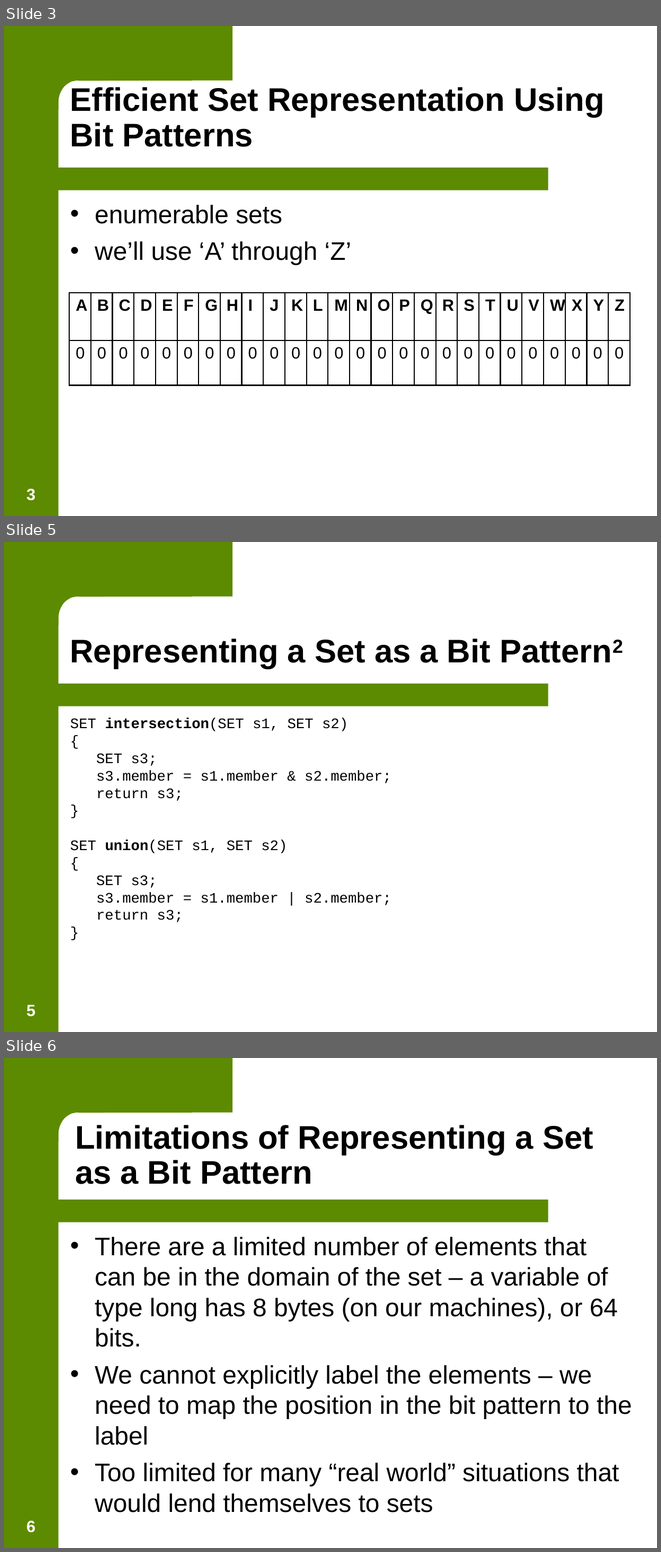
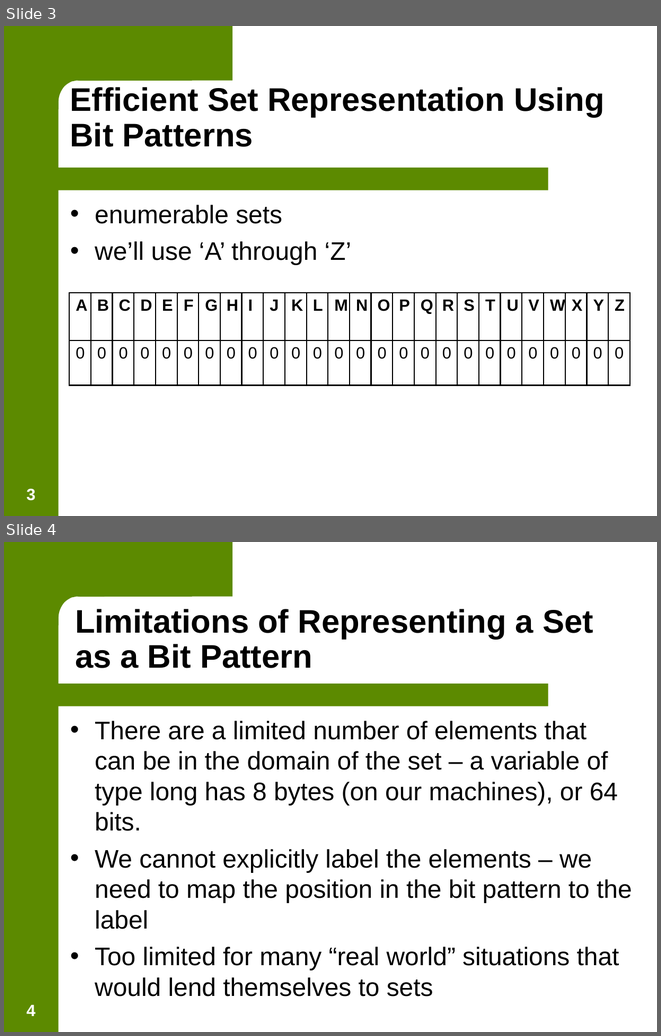
Before and after one commit to jasongraalum/NB_2018, a slide deck: Summer/Material/Lecture_Slides/Lecture 11 - Trees.ppt. Shown one above the other, each under a label of ours: slides 3, 5 and 6 before the commit, slides 3 and 4 after it; the slides between them are not shown. The pictures are 661x1552 and 661x1036 pixels, drawn with LibreOffice and Linux fonts; fonts in the diff are those of the drawing; background and template pictures are left out. Boxes give left, top, right and bottom in pixels: in the first picture for what was removed or moved away, otherwise in the second. Text is boxed around its words. In the diff, an @@ line names an element or a change of style, - is before the commit and + after.

```diff
--- a/Summer/Material/Lecture_Slides/Lecture 11 - Trees.ppt
+++ b/Summer/Material/Lecture_Slides/Lecture 11 - Trees.ppt
@@ slide 5 removed at <box>4,542,657,1032</box>, background #FFFFFF; not listed: 4 template elements that a slide beside it also shows @@
@@ text removed at <box>70,638,491,669</box> @@
-Representing a Set as a Bit Pattern2
@@ text removed at <box>70,718,391,922</box> @@
-SET intersection(SET s1, SET s2)
-{
-SET s3;
-s3.member = s1.member & s2.member;
-return s3;
-}
-SET union(SET s1, SET s2)
-{
-SET s3;
-s3.member = s1.member | s2.member;
-return s3;
-}
@@ page number removed at <box>26,1004,35,1016</box> @@
-5
@@ what was slide 6 is now slide 4 @@
@@ page number at <box>26,1004,35,1016</box>: text changed @@
-6
+4
```
Also in this commit, not shown: 10 slides changed, 1 other slide removed, 11 other files.
